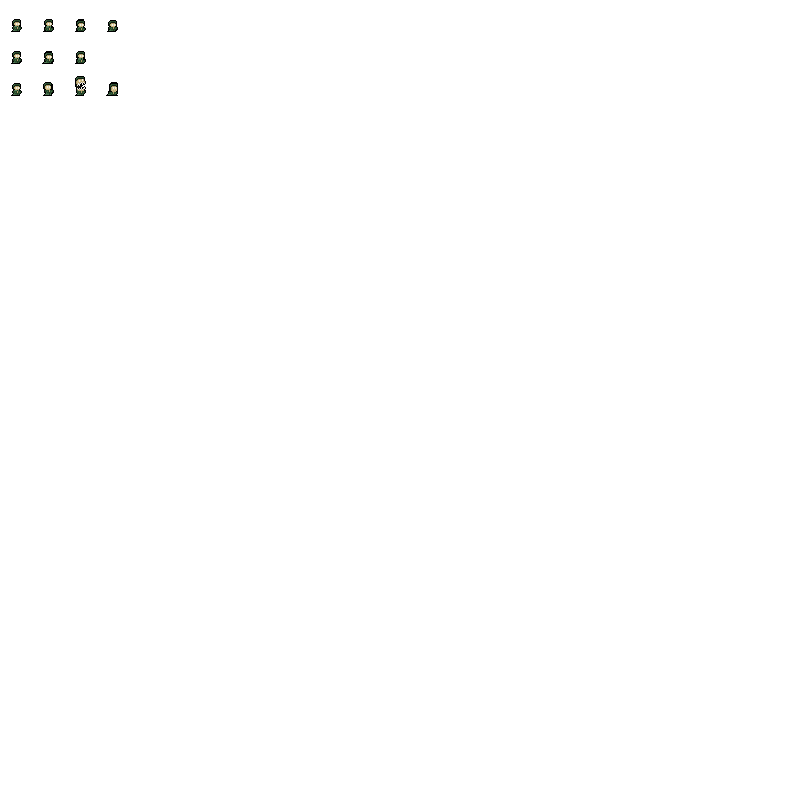
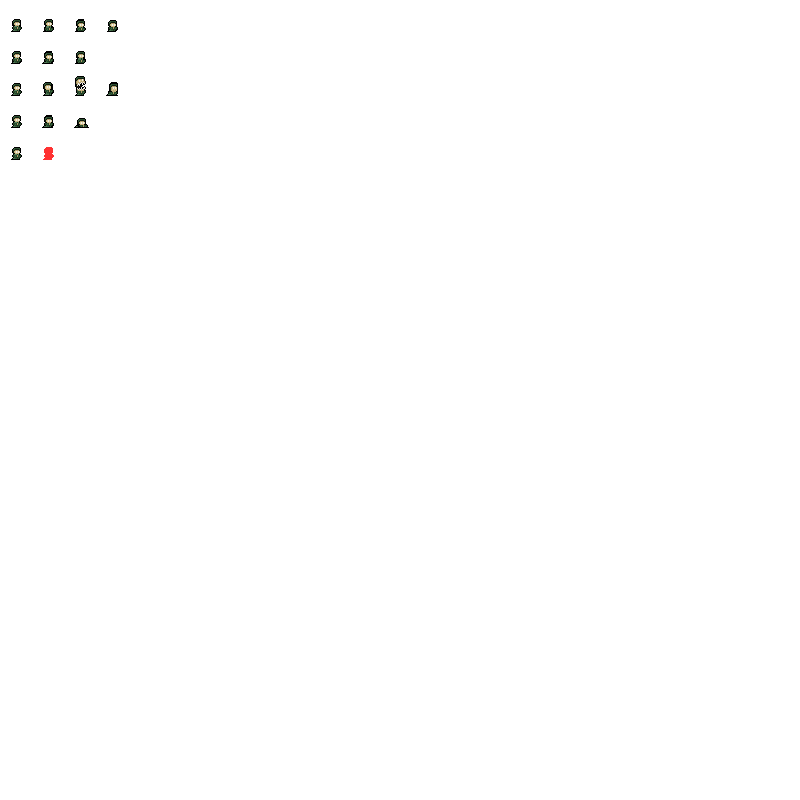
Revision of a layered 800px x 800px image; what changed, layer by layer:
added layer "Copy of Paint Layer 1" (1st of 10) above "Paint Layer 1" over [left=11, top=115, right=89, bottom=160]
added layer "Copy of Paint Layer 1" (6th of 10) above "Copy of Paint Layer 1" over [left=11, top=115, right=54, bottom=128]
added layer "Copy of Paint Layer 1" (7th of 10) above "Copy of Paint Layer 1" over [left=11, top=115, right=54, bottom=128]